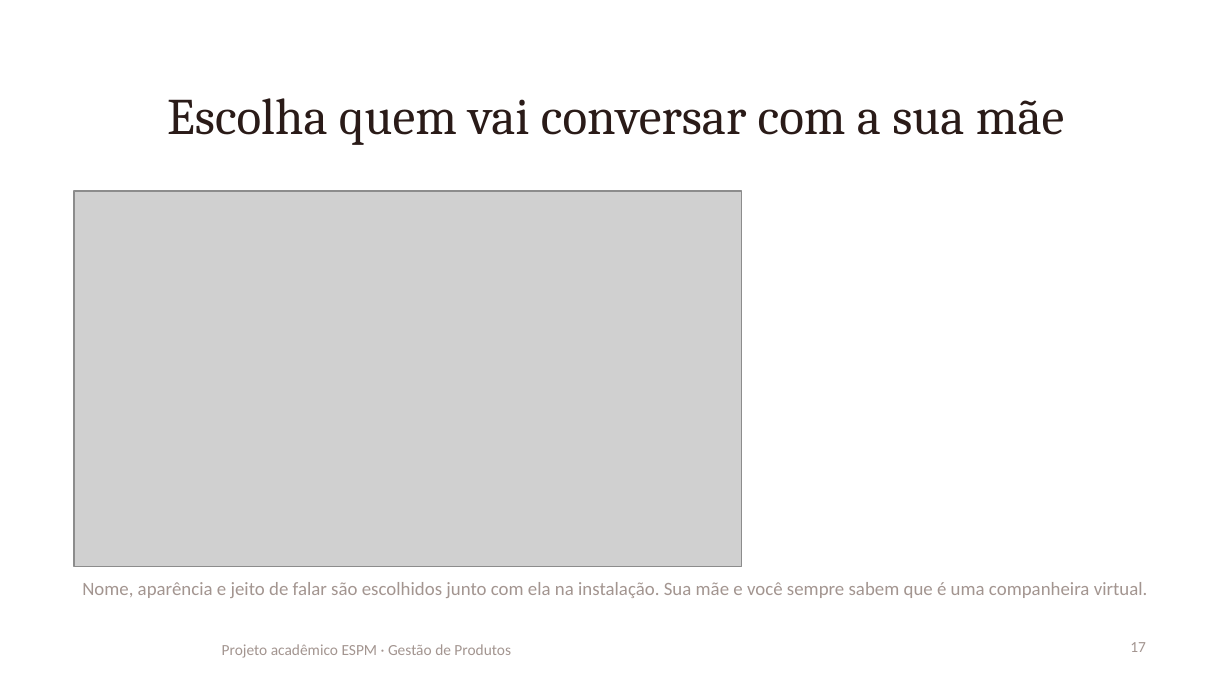
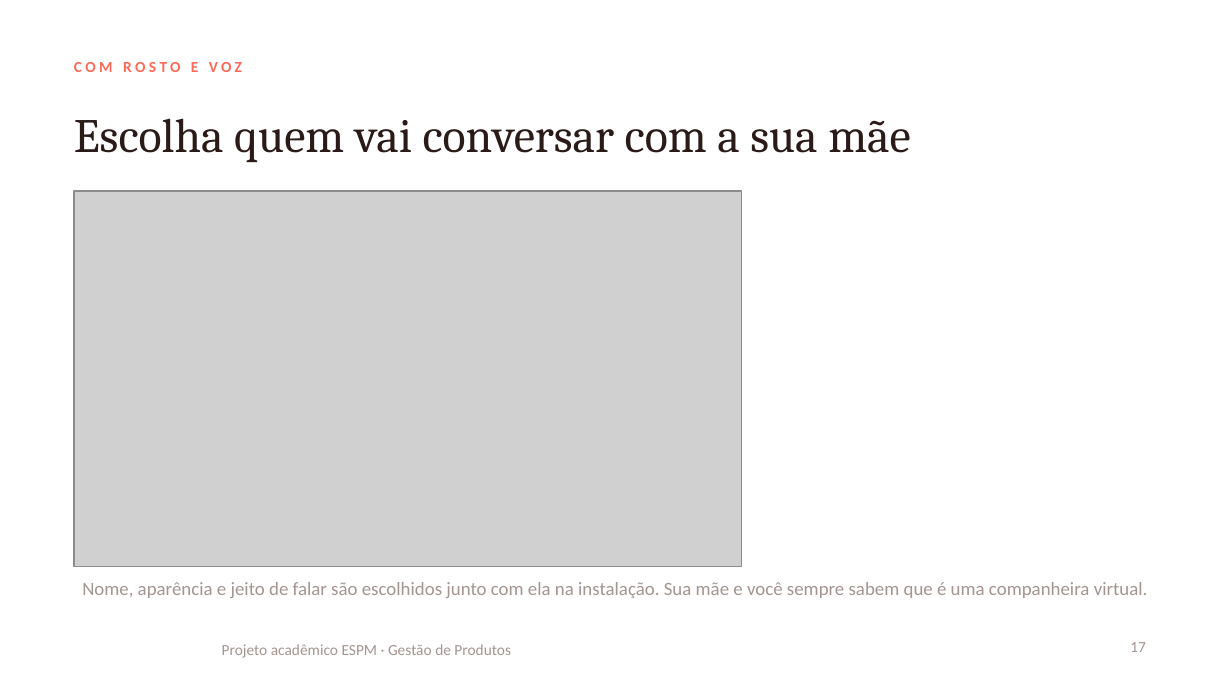
Before and after one commit to ojohnmf-glitch/espm, a slide deck: slide 17 of apresentacao/cora-template.pptx. Drawn at 1232x693 pixels with LibreOffice and Linux fonts; fonts in the diff are those of the drawing; grey boxes stand for pictures; background and template pictures are left out. Boxes give left, top, right and bottom in pixels: in the first picture for what was removed or moved away, otherwise in the second. Text is boxed around its words. In the diff, an @@ line names an element or a change of style, - is before the commit and + after.

```diff
--- a/apresentacao/cora-template.pptx
+++ b/apresentacao/cora-template.pptx
@@ title "Escolha quem vai conversar com ...": place and size @@
-title "Escolha quem vai conversar com ..." at (167, 98, 1064, 145)
+title "Escolha quem vai conversar com ..." at (74, 118, 911, 162)
@@ title "Escolha quem vai conversar com ..." at (74, 118, 911, 162): size 30 to 28 pt; alignment centre to left @@
@@ text added at (74, 62, 242, 72), 9 pt, text #FC6B59, bold @@
+COM ROSTO E VOZ
```
Also in this commit, not shown: 11 other slides changed, 2 slides added, 2 slides removed.
